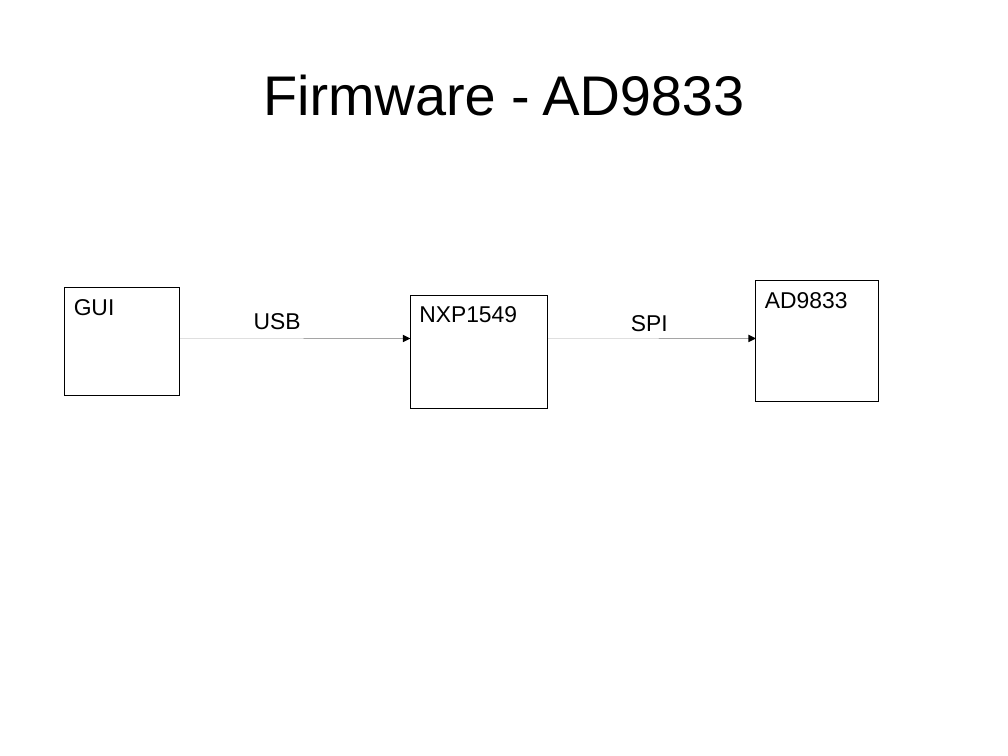
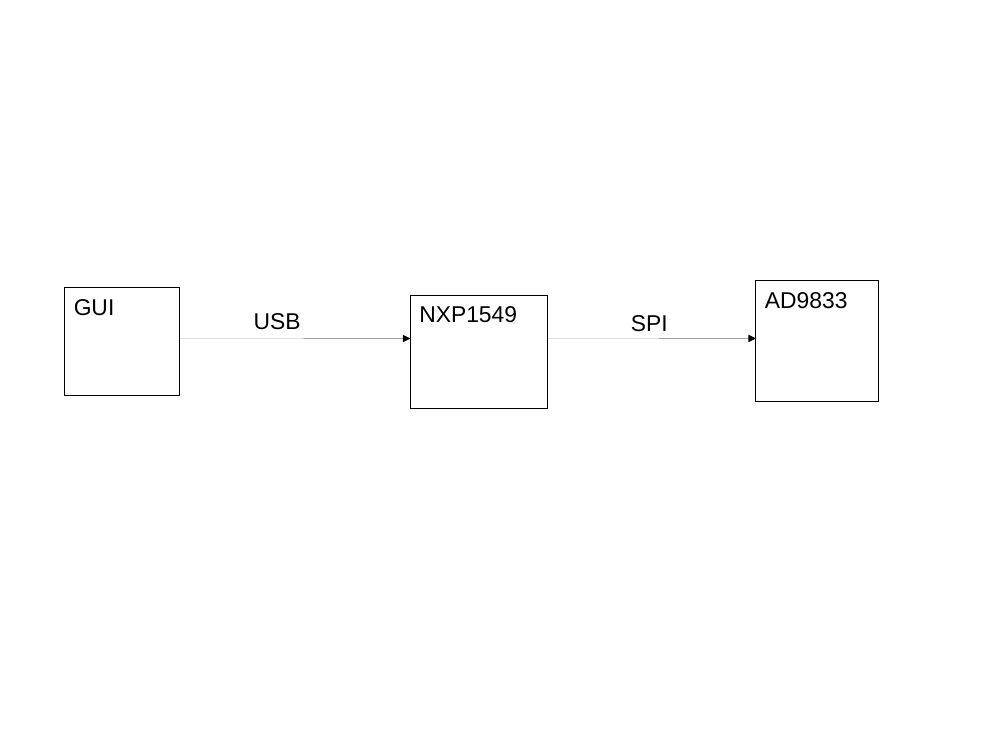
Before and after one commit to SeDi343/bel5_dms_project, a slide deck: slide 2 of firmware.odp. Drawn at 1008x756 pixels with LibreOffice and Linux fonts; fonts in the diff are those of the drawing. Boxes give left, top, right and bottom in pixels: in the first picture for what was removed or moved away, otherwise in the second. Text is boxed around its words. In the diff, an @@ line names an element or a change of style, - is before the commit and + after.

Commit message:
added presentation

```diff
--- a/firmware.odp
+++ b/firmware.odp
@@ title removed at (x1=263, y1=74, x2=744, y2=116) @@
-Firmware - AD9833
```
Also in this commit, not shown: 4 slides added, 1 slide removed.
